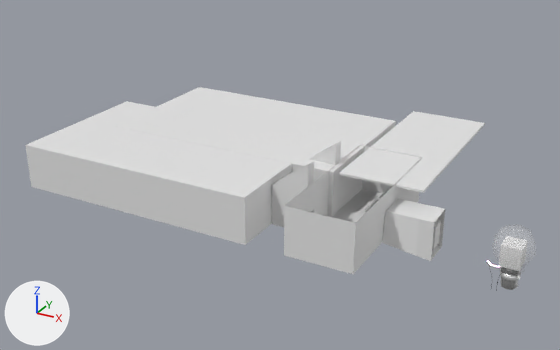
One commit to the glTF model public/levels/room5555-right.glb: the scene before it, then after it.
Before and after are seen from a 50 mm camera at (15.3, -87.5, 48.9) aimed at (-37.4, 8.3, 1.0). Every picture has the same lights, and +X, +Y and +Z are marked at lower left. The first picture is the older version. Where no turn or scale is listed for an object, it has been applied to the vertices.

Names of what the first picture shows: 'BulbRoom', 'Ceiling', 'Dierama', 'Lightbulb', 'Room' and 2 more.
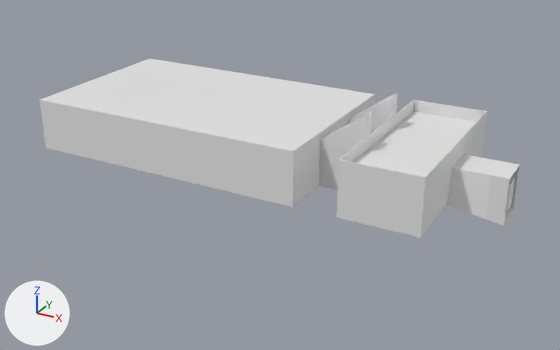
Location of each change, [x1, y1, x2, y2] in pixels of the pictures (560 x 350 px):
'Room', moved, rescaled (14% wider)
    before: [26, 101, 445, 274]
    after: [40, 58, 519, 238]
'BulbRoom', rescaled
    before: [116, 87, 396, 217]
    after: [47, 148, 290, 207]
'Lightbulb', moved, turned, rescaled (not visible afterwards)
    before: [492, 224, 537, 277]
'Cube.001', moved, turned, rescaled (not visible afterwards)
    before: [500, 272, 521, 290]
'Filament', moved, turned, rescaled (not visible afterwards)
    before: [487, 261, 500, 291]
'Dierama', moved (not visible afterwards)
    before: [498, 263, 521, 271]

The change, as a diff of the scene's bpy script:
```diff
--- a/public/levels/room5555-right.glb.py
+++ b/public/levels/room5555-right.glb.py
@@ ob_bulbroom @@
 ob_bulbroom.location = (0.0, 0.0, 0.0)
-ob_bulbroom.scale = (0.8, 0.8, 0.8)
@@ ob_dierama @@
 ob_dierama.parent = ob_room5555
-ob_dierama.location = (0.0, 0.0, 0.0)
+ob_dierama.location = (-30.82, 19.59, 0.0)
 ob_dierama.scale = (0.8, 0.8, 0.8)
@@ ob_lightbulb @@
 ob_lightbulb.parent = ob_room5555
-ob_lightbulb.location = (0.0, 0.0, 0.0)
-ob_lightbulb.scale = (0.8, 0.8, 0.8)
+ob_lightbulb.location = (-36.29, 7.085, 2.048)
+ob_lightbulb.rotation_euler = (-1.291, 0.0138, -0.788)  # degrees (-74, 0.8, -45)
+ob_lightbulb.scale = (1.17, 1.17, 1.17)
@@ ob_room @@
 ob_room.parent = ob_room5555
-ob_room.location = (0.0, 0.0, 0.0)
-ob_room.scale = (0.8, 0.8, 0.8)
+ob_room.location = (6.316, 12.74, 0.0)
```
